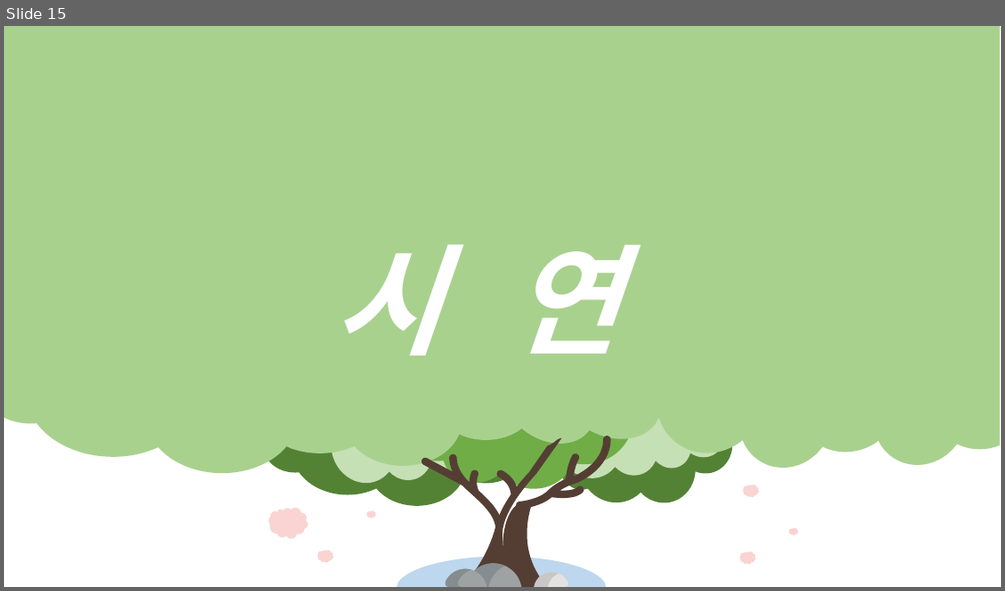
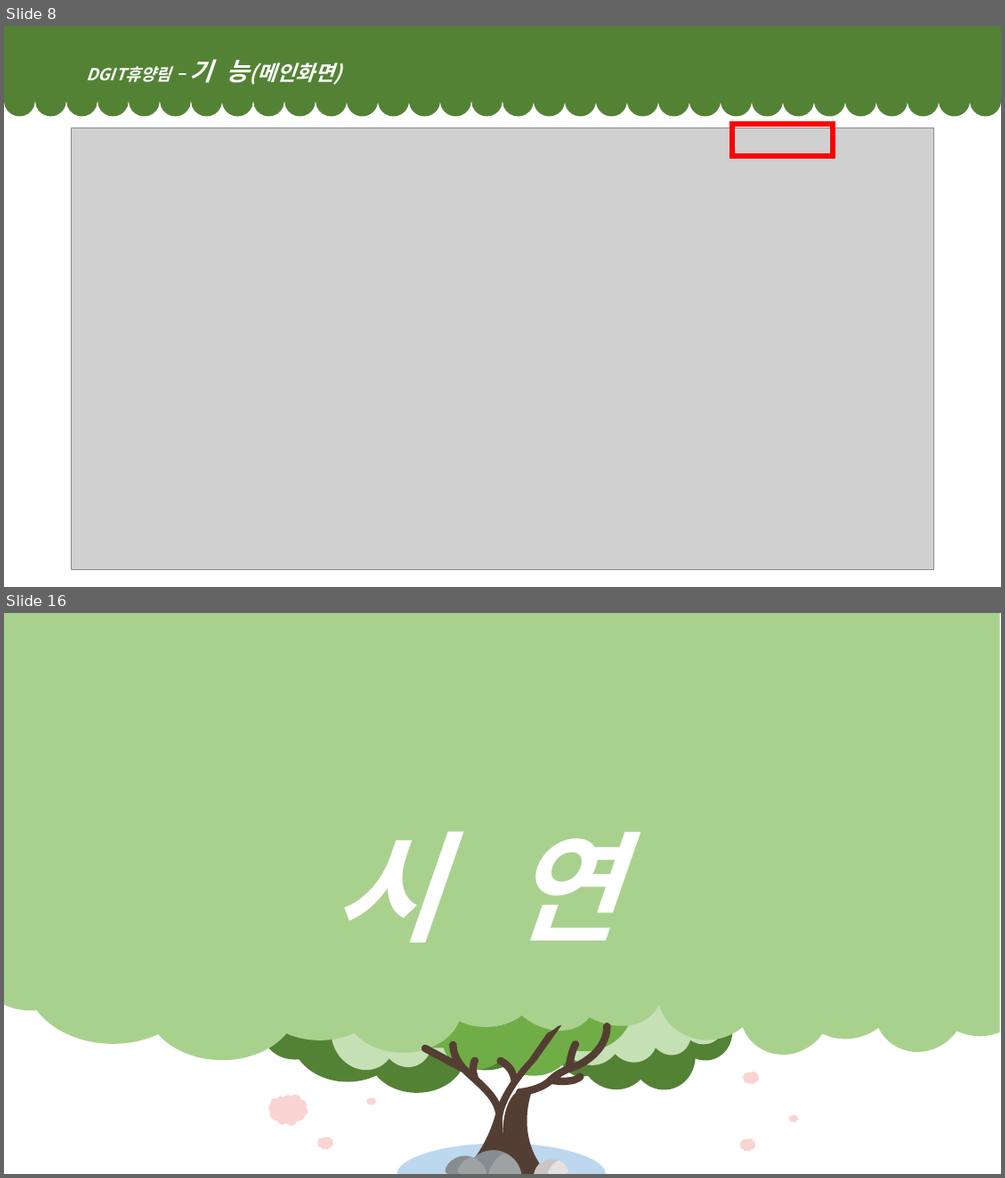
Before and after one commit to dhddldidk/forest, a slide deck: dataFiles/forest.pptx. Shown one above the other, each under a label of ours: slide 15 before the commit, slides 8 and 16 after it; the slides between them are not shown. The pictures are 1005x591 and 1005x1178 pixels, drawn with LibreOffice and Linux fonts; fonts in the diff are those of the drawing; grey boxes stand for pictures. Boxes give left, top, right and bottom in pixels: in the first picture for what was removed or moved away, otherwise in the second. Text is boxed around its words. In the diff, an @@ line names an element or a change of style, - is before the commit and + after.

```diff
--- a/dataFiles/forest.pptx
+++ b/dataFiles/forest.pptx
@@ slide 8 added at <box>4,26,1001,587</box>, background #FFFFFF @@
@@ text added at <box>86,60,342,85</box>, 16 pt, text #FFFFFF, bold, italic @@
+    DGIT휴양림 – 기 능(메인화면)
@@ freeform shape added at <box>4,85,1001,117</box>, fill #548235 @@
@@ picture added at <box>72,127,933,570</box> @@
@@ rectangle added at <box>732,124,833,156</box>, outline #FF0000 4.5 pt @@
@@ what was slide 15 is now slide 16 @@
```
Also in this commit, not shown: 7 slides changed.
